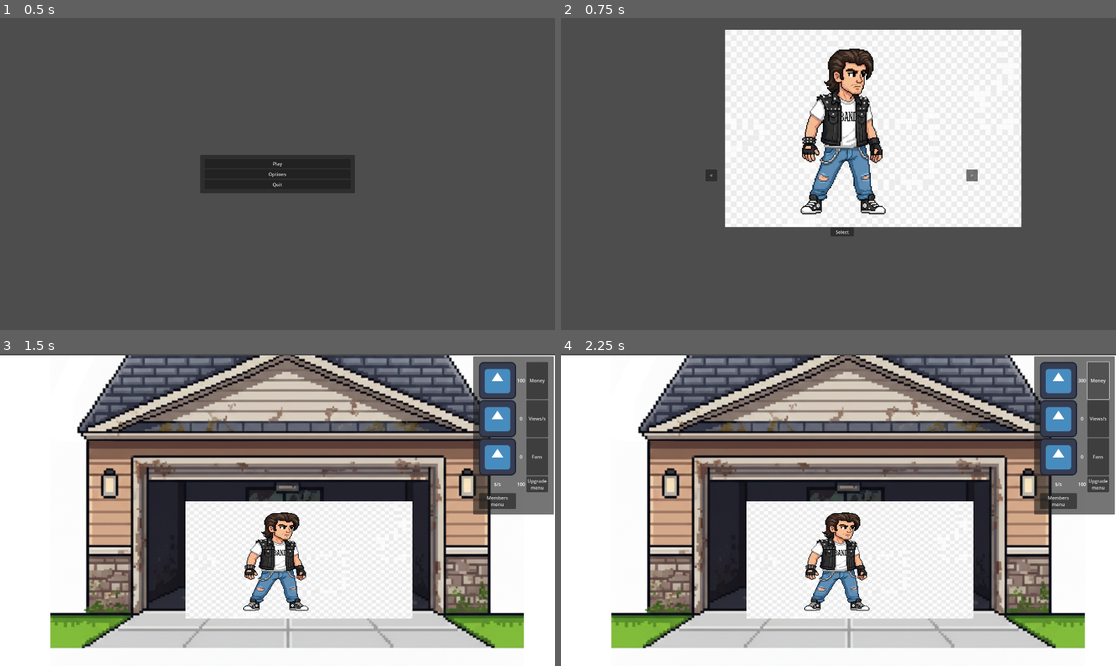
Above: before the commit, frames 1-4 (two rows, left to right).
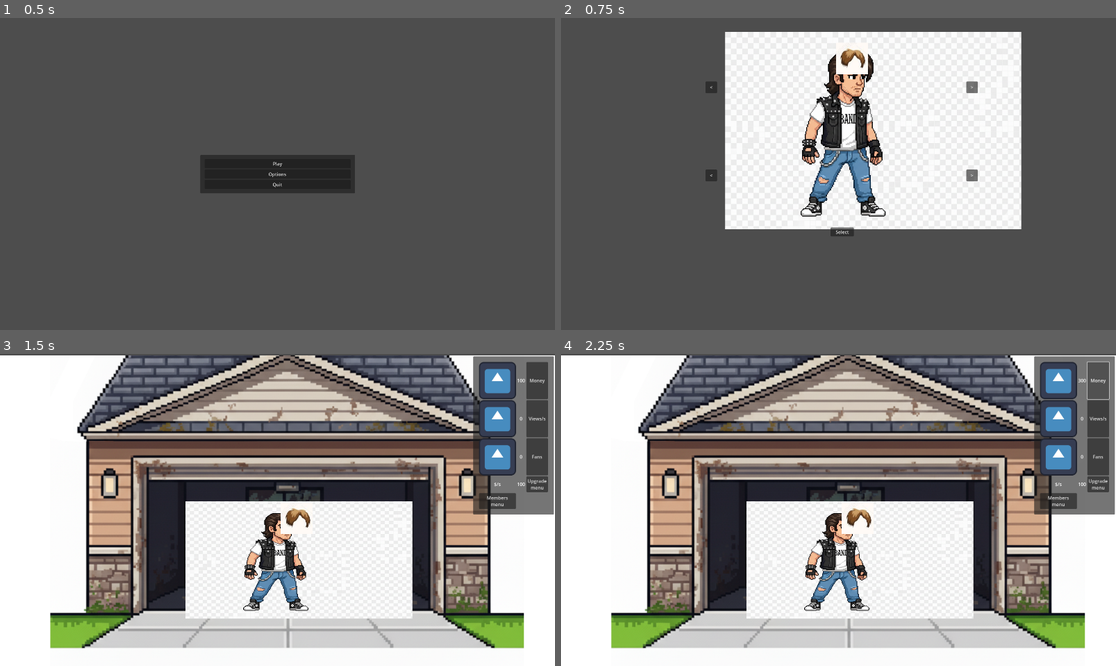
Above: after the commit, the same moments.

Repository: Geluco/music-band-tycoon
Game: Godot game, scene res://scenes/menu.tscn
The game is run twice, just before and just after one commit, with the same random seed, the same clock (stepped at 60 frames per second) and the same inputs. The engine's default icon, where the game draws it, is replaced by a stand-in: a white triangle on a blue panel in a dark square.
Inputs:
- Up to frame 1 (0.5 s): no input
- Up to frame 2 (0.75 s): click "Play" at 0.5 s
- Up to frame 3 (1.5 s): click "Select" at 1.25 s
- Up to frame 4 (2.25 s): click "Money" at 2 s

Frame 1 is identical in both runs. In frame 2, 3.7% of the frame differs, in the area x 26-83%, y 3-68%; in frame 3, 0.3%; in frame 4, 0.3%.

Commit message:
Various changes
Muxo cambio(añadir pelos y quitar fuente)

Diff:
--- a/global.gd
+++ b/global.gd
@@ -4,3 +4,4 @@
 var fans=0
 var moneyPerSecond=100
 var SelectedPlayer:Texture2D
+var SelectedHair:Texture2D
--- a/scenes/charac_sel.tscn
+++ b/scenes/charac_sel.tscn
@@ -1,10 +1,12 @@
-[gd_scene load_steps=9 format=3 uid="uid://cu56qwbcg8wg8"]
+[gd_scene load_steps=13 format=3 uid="uid://cu56qwbcg8wg8"]
 
 [ext_resource type="Script" uid="uid://deb3yvac0stkn" path="res://scripts/charac_sel.gd" id="1_47ien"]
 [ext_resource type="Script" uid="uid://dp4axmnl7q35n" path="res://scripts/charac_info.gd" id="2_0yjlb"]
 [ext_resource type="Texture2D" uid="uid://ci2pw6gh0xpjn" path="res://img/unnamed-4.png" id="2_te5yv"]
 [ext_resource type="Texture2D" uid="uid://b6xs62muedwl3" path="res://img/main_character.png" id="4_va3x7"]
 [ext_resource type="Texture2D" uid="uid://bd7ytcynkoy55" path="res://img/unnamed.png" id="5_fjhcl"]
+[ext_resource type="Texture2D" uid="uid://dynfuy07ji6xf" path="res://img/image001.png" id="6_fjhcl"]
+[ext_resource type="Texture2D" uid="uid://cpkbluliyuqwt" path="res://img/image002.png" id="7_dky1i"]
 
 [sub_resource type="Resource" id="Resource_dky1i"]
 script = ExtResource("2_0yjlb")
@@ -24,6 +26,18 @@
 img = ExtResource("5_fjhcl")
 metadata/_custom_type_script = "uid://dp4axmnl7q35n"
 
+[sub_resource type="Resource" id="Resource_vsyte"]
+script = ExtResource("2_0yjlb")
+key = "normal"
+img = ExtResource("6_fjhcl")
+metadata/_custom_type_script = "uid://dp4axmnl7q35n"
+
+[sub_resource type="Resource" id="Resource_10s00"]
+script = ExtResource("2_0yjlb")
+key = "kink"
+img = ExtResource("7_dky1i")
+metadata/_custom_type_script = "uid://dp4axmnl7q35n"
+
 [node name="CharacSel" type="Control"]
 layout_mode = 3
 anchors_preset = 15
@@ -33,9 +47,15 @@
 grow_vertical = 2
 script = ExtResource("1_47ien")
 Character = Array[ExtResource("2_0yjlb")]([SubResource("Resource_dky1i"), SubResource("Resource_30thk"), SubResource("Resource_x4ell")])
+hair = Array[ExtResource("2_0yjlb")]([SubResource("Resource_vsyte"), SubResource("Resource_10s00")])
+
+[node name="Hair" type="Sprite2D" parent="."]
+top_level = true
+position = Vector2(1006, 140)
+texture = ExtResource("6_fjhcl")
 
 [node name="Sprite2D" type="Sprite2D" parent="."]
-position = Vector2(1080, 382)
+position = Vector2(1080, 390)
 texture = ExtResource("2_te5yv")
 
 [node name="Button" type="Button" parent="."]
@@ -68,7 +88,7 @@
 grow_vertical = 2
 text = ">"
 
-[node name="previous" type="Button" parent="."]
+[node name="previous_body" type="Button" parent="."]
 layout_mode = 1
 anchors_preset = 4
 anchor_top = 0.5
@@ -80,6 +100,35 @@
 grow_vertical = 2
 text = "<"
 
+[node name="next_hair" type="Button" parent="."]
+layout_mode = 1
+anchors_preset = 4
+anchor_top = 0.5
+anchor_bottom = 0.5
+offset_left = 500.0
+offset_top = -320.0
+offset_right = 540.0
+offset_bottom = -280.0
+grow_vertical = 2
+text = "<"
+
+[node name="previous_hair" type="Button" parent="."]
+layout_mode = 1
+anchors_preset = 6
+anchor_left = 1.0
+anchor_top = 0.5
+anchor_right = 1.0
+anchor_bottom = 0.5
+offset_left = -518.0
+offset_top = -320.0
+offset_right = -478.0
+offset_bottom = -280.0
+grow_horizontal = 0
+grow_vertical = 2
+text = ">"
+
 [connection signal="pressed" from="Button" to="." method="_on_button_pressed"]
 [connection signal="pressed" from="next" to="." method="_on_next_pressed"]
-[connection signal="pressed" from="previous" to="." method="_on_previous_pressed"]
+[connection signal="pressed" from="previous_body" to="." method="_on_previous_pressed"]
+[connection signal="pressed" from="next_hair" to="." method="_on_next_hair_pressed"]
+[connection signal="pressed" from="previous_hair" to="." method="_on_previous_hair_pressed"]
--- a/scenes/main_node.tscn
+++ b/scenes/main_node.tscn
@@ -6,6 +6,7 @@
 [ext_resource type="Texture2D" uid="uid://b6xs62muedwl3" path="res://img/main_character.png" id="3_63mur"]
 [ext_resource type="PackedScene" uid="uid://jm0yeyo3yq2v" path="res://scenes/menuUpgrades.tscn" id="3_32378"]
 [ext_resource type="PackedScene" uid="uid://cauv6vdrywn5w" path="res://scenes/menu_members.tscn" id="3_brsxu"]
+[ext_resource type="Texture2D" uid="uid://dynfuy07ji6xf" path="res://img/image001.png" id="7_p3mmm"]
 
 [node name="Main Node" type="Node2D"]
 script = ExtResource("1_brsxu")
@@ -26,3 +27,7 @@
 position = Vector2(1034, 712)
 scale = Vector2(0.766692, 0.594089)
 texture = ExtResource("3_63mur")
+
+[node name="characterH" type="Sprite2D" parent="."]
+position = Vector2(1027, 568)
+texture = ExtResource("7_p3mmm")
--- a/scenes/menuUpgrades.tscn
+++ b/scenes/menuUpgrades.tscn
@@ -1,8 +1,7 @@
-[gd_scene load_steps=5 format=3 uid="uid://jm0yeyo3yq2v"]
+[gd_scene load_steps=4 format=3 uid="uid://jm0yeyo3yq2v"]
 
 [ext_resource type="Texture2D" uid="uid://ci2pw6gh0xpjn" path="res://img/unnamed-4.png" id="1_1u0n0"]
 [ext_resource type="Script" uid="uid://bn52elnijrwab" path="res://scripts/menu_upgrades.gd" id="1_x874v"]
-[ext_resource type="FontFile" uid="uid://c4bdr2egxlgtk" path="res://resources/fonts/Rhythm of the Blast.ttf" id="2_x874v"]
 [ext_resource type="Texture2D" uid="uid://bd7ytcynkoy55" path="res://img/unnamed.png" id="3_roqhy"]
 
 [node name="MenuUpgrades" type="Node2D"]
@@ -65,7 +64,6 @@
 
 [node name="Label" type="Label" parent="CanvasLayer/MenuUpgrades/MarginUpgrades/GridUpgrades/MaginText1"]
 layout_mode = 2
-theme_override_fonts/font = ExtResource("2_x874v")
 theme_override_font_sizes/font_size = 100
 text = "Mejorar personaje +2 $/S"
 horizontal_alignment = 1
@@ -105,7 +103,6 @@
 
 [node name="Label" type="Label" parent="CanvasLayer/MenuUpgrades/MarginUpgrades/GridUpgrades/MaginText2"]
 layout_mode = 2
-theme_override_fonts/font = ExtResource("2_x874v")
 theme_override_font_sizes/font_size = 100
 text = "Mejorar personaje +1 $/S"
 horizontal_alignment = 1
--- a/scenes/menu_members.tscn
+++ b/scenes/menu_members.tscn
@@ -1,8 +1,7 @@
-[gd_scene load_steps=5 format=3 uid="uid://cauv6vdrywn5w"]
+[gd_scene load_steps=4 format=3 uid="uid://cauv6vdrywn5w"]
 
 [ext_resource type="Texture2D" uid="uid://ci2pw6gh0xpjn" path="res://img/unnamed-4.png" id="1_1y6vs"]
 [ext_resource type="Script" uid="uid://rnmk0w2do7ct" path="res://scripts/menu_members.gd" id="1_4gq5v"]
-[ext_resource type="FontFile" uid="uid://c4bdr2egxlgtk" path="res://resources/fonts/Rhythm of the Blast.ttf" id="2_4gq5v"]
 [ext_resource type="Texture2D" uid="uid://bd7ytcynkoy55" path="res://img/unnamed.png" id="3_4p6kh"]
 
 [node name="MenuMembers" type="Node2D"]
@@ -76,7 +75,6 @@
 
 [node name="Label" type="Label" parent="CanvasLayer/MenuUpgrades/MarginUpgrades/GridUpgrades/MaginText1"]
 layout_mode = 2
-theme_override_fonts/font = ExtResource("2_4gq5v")
 theme_override_font_sizes/font_size = 100
 text = "Hire 500$"
 horizontal_alignment = 1
@@ -91,7 +89,6 @@
 
 [node name="Label" type="Label" parent="CanvasLayer/MenuUpgrades/MarginUpgrades/GridUpgrades/MaginText2"]
 layout_mode = 2
-theme_override_fonts/font = ExtResource("2_4gq5v")
 theme_override_font_sizes/font_size = 100
 text = "Hire 500$"
 horizontal_alignment = 1
--- a/scripts/charac_sel.gd
+++ b/scripts/charac_sel.gd
@@ -5,14 +5,18 @@
 #variable para almacenar el puntero al elemento Sprite2D
 @onready var player=$Sprite2D
 
+@export var hair:Array[CharacterData]
+@onready var hairplayer=$Hair
 #Variable contador que sirve para saber el elemento en el que estamos
 var i:int=0
+var j:int=0
 #variable que almacena el numero de personajes que hay
 var nCharac:int
+var nHair:int
 func _ready() -> void:
 	#se guarda en ready ya que la variable character no tendra tamaños hasta que se inicie la escena
 	nCharac=Character.size()
-
+	nHair=hair.size()
 #funcion que pasa al siguiente
 func next()->void:
 	i+=1
@@ -22,14 +26,27 @@
 
 #funcion que pasa al anterior
 func prev()->void:
+
 	i-=1
 	if i<0:
 		i=nCharac-1
 	player.texture=Character[i].img
+	print(i)
+func prevH()->void:
+	j-=1
+	if j<0:
+		j=nHair-1
+	hairplayer.texture=hair[j].img
 
+func nextH()->void:
+	j+=1
+	if j>=nHair:
+		j=0
+	hairplayer.texture=hair[j].img
 #funcion que selecciona al personaje
 func sel()->void:
 	Global.SelectedPlayer=Character[i].img
+	Global.SelectedHair=hair[j].img
 	get_tree().change_scene_to_file("res://scenes/main_node.tscn")
 
 #se activa al presionar el boton de select
@@ -43,3 +60,11 @@
 #se activa al presionar el boton <
 func _on_previous_pressed() -> void:
 	prev()
+
+
+func _on_next_hair_pressed() -> void:
+	nextH()
+
+
+func _on_previous_hair_pressed() -> void:
+	prevH()
--- a/scripts/main_node.gd
+++ b/scripts/main_node.gd
@@ -3,12 +3,17 @@
 var n=0
 
 @onready var player=$Character
+@onready var playerH=$characterH
 
 func _ready() -> void:
 	#al enseñar la escena la textura del jugador se pone si se ha seleccionado jugador
 	if Global.SelectedPlayer != null:
 		player.texture=Global.SelectedPlayer
 	#si no hay escena seleccionada va a la escena de seleccion de personaje
+	else:
+		get_tree().change_scene_to_file("res://scenes/charac_sel.tscn")
+	if Global.SelectedHair != null:
+		playerH.texture=Global.SelectedHair
 	else:
 		get_tree().change_scene_to_file("res://scenes/charac_sel.tscn")
 
Binary file added: img/image001.png
Not shown, added: img/image001.png.import
Binary file added: img/image002.png
Not shown, added: img/image002.png.import
Not shown: 1 places in scenes/main_node.tscn that only renumber resources
